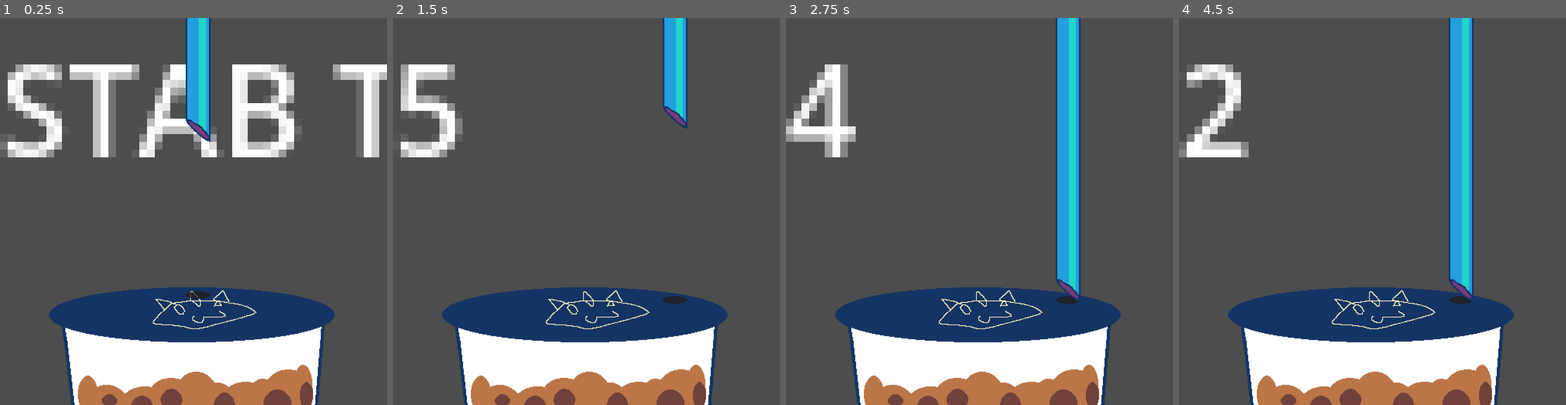
Above: before the commit, frames 1-4 (left to right).
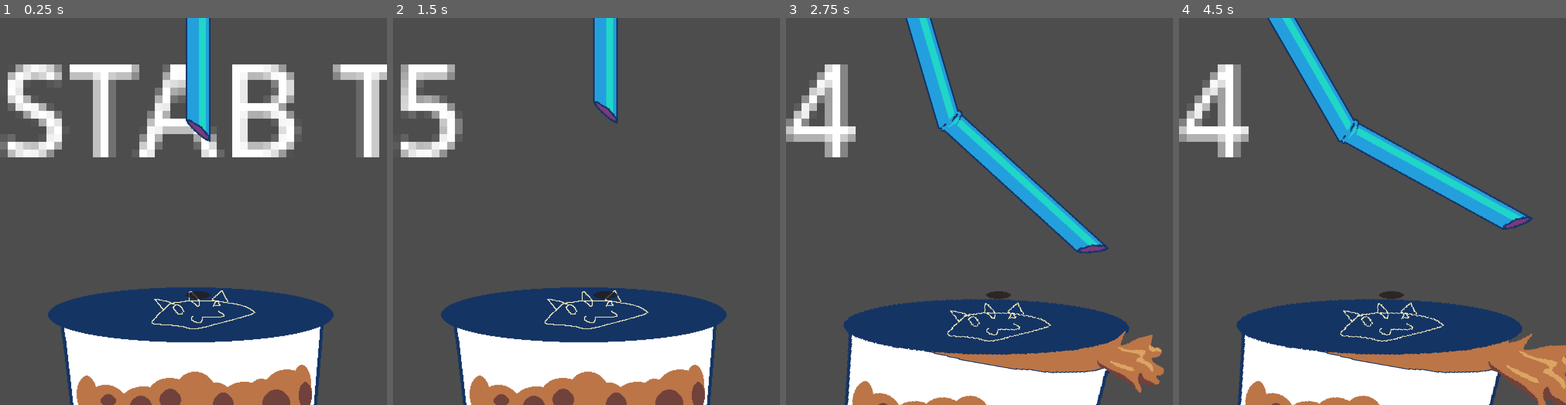
Above: after the commit, the same moments.

Repository: BryanTai/ggj2025-minigames
Game: Godot game, scene res://minigame_scenes/bubble_tea_minigame.tscn
The game is run twice, just before and just after one commit, with the same random seed, the same clock (stepped at 60 frames per second) and the same inputs. This scene is started directly instead of the project's main scene.
Inputs (mouse positions are in pixels of both pictures, inside the frame that each line leads up to):
- Up to frame 1 (0.25 s): no input
- Up to frame 2 (1.5 s): tap Enter (ui_accept) at 0.5, 0.77 s; move the mouse to (671, 192) at 0.52 s; hold Space (fire) 0.53-1.28 s; hold Right (move_right) from 0.53 s (still down); move the mouse to (509, 230) at 1.27 s; tap Space (fire) at 1.35 s
- Up to frame 3 (2.75 s): tap Enter (ui_accept) at 1.52 s; move the mouse to (1018, 126) at 2.02 s; release Right (move_right) at 2.03 s; hold Left (move_left) from 2.03 s (still down); hold Space (fire) from 2.03 s (still down)
- Up to frame 4 (4.5 s): move the mouse to (1353, 288) at 2.77 s; release Left (move_left) at 2.78 s; release Space (fire) at 2.78 s; hold Right (move_right) 2.78-4.28 s; tap Space (fire) at 2.85, 4.35 s; tap Enter (ui_accept) at 3.02, 3.77 s; move the mouse to (1488, 269) at 3.52 s; hold Space (fire) 3.53-4.28 s; move the mouse to (1256, 153) at 4.27 s; hold Left (move_left) from 4.28 s (still down)

The runs differ from the first frame. In frame 1, 1.0% of the frame differs, in the area x 12-87%, y 69-100%; in frame 2, 4.5%; in frame 3, 21%; in frame 4, 26%, in the area x 0-100%, y 0-100%.

Commit message:
Add finished bubble tea game
It works I think

Diff:
--- a/assets/bubble_tea_minigame/bubble_tea_minigame.gd
+++ b/assets/bubble_tea_minigame/bubble_tea_minigame.gd
@@ -1,56 +1,3 @@
-### README -bryan
-# This Template script is intended to be a starting guide for making your own MiniGame
-# COPY/PASTE the code into your own MiniGame script and add your logic
-## DO NOT EDIT THIS FILE
-
-## TL;DR What You Need To Do:
-# 1) Create a new MiniGame scene and script
-# 2A) If you're starting from scratch, copy/paste the contents of this file into your minigame script to get started
-# 2B) If you're importing a game, make sure the top of your script has the "extends BaseMiniGame" line
-# 3) Make sure _ready() and _process() have the "super()" call inside their bodies
-# 4) Set the intro text with "instruction_text = "Replace me with instructions!" "
-# 5) Trigger the Win and Lose with "trigger_game_lose()" and "trigger_game_win()"
-# 6A) If the MiniGame has no logic that runs before or after the PLAYING state, add your code into _ready() and _process() as normal
-#	By default, the MiniGame will automatically disable all nodes at the beginning and enable them once the player has control
-#	This can be disabled using the "disable_minigame_during_intro_and_outro" flag
-# 6B) if you want the game to do stuff before the timer starts or after the game ends, read my notes about STATES below
-
-## MINIGAME STATES
-# There are 4 states that a Mini Game can be in:
-#	1) PREPARING,	Game loads in, player has no control, instructions displayed
-#	2) PLAYING, 	Player has control
-#	3A) WIN, 		Player reaches the win condition, no longer has control
-#	3B) LOSE, 		Either the player has reached a losing condition or has run out of time, no longer has control
-## The MiniGame can only be in 1 state at a time
-# See "BaseMiniGame.MiniGameState" and "BaseMiniGame.current_state"
-
-## SWITCHING STATES
-# Every State has an Event Function for Start, Process, and End
-# The Process event for "current_state" will trigger every frame (similar to Unity's Update() function)
-# When the "current_state" is changed from an old state to a new state, it will trigger the Start event of the new state
-# On the same frame, the End event of the old state will also trigger
-## BaseMiniGame and MiniGameManager will automatically handle switching states and TimeOuts
-## New MiniGame scripts don't need to worry about implementing any of this
-
-## STATE FUNCTIONS
-# BaseMiniGame has functions for each state that are designed to be overridden:
-# 	"_on_start_XXX_state"
-# 	"_on_end_XXX_state"
-# 	"_process_XXX_state"
-## You can add your game logic into these functions (found at the bottom of this file) to limit which state they get called in
-# By default, the MiniGame will disable all nodes during any state that isn't PLAYING
-# as a result, you can use the _process() function as "_process_playing_state()" if you don't care about doing anything in PREPARING, WIN, or LOSE
-
-## TRIGGERING WIN/LOSE
-# There are two custom functions that will signal to the Manager that the game is over:
-#	trigger_game_lose()
-#	trigger_game_win()
-## You need to add these functions into your minigame script for the game to end properly
-# Additionally, the MiniGameManager will signal the MiniGame when the Timer runs out using this function:
-#	_on_time_out()
-# By default, this will trigger the LOSE state
-## You can override this function if the MiniGame makes a check for win/lose at timeout
-
 extends BaseMiniGame
 
 var is_aligned := false
@@ -108,8 +55,9 @@
 	#pass
 
 # Called once when the PLAYING state ends (e.g. Win or Lose)
-#func _on_end_playing_state() -> void:
-#	pass
+func _on_end_playing_state() -> void:
+	disable_minigame_during_intro_and_outro = false
+	super()
 
 ## WIN STATE
 
@@ -132,6 +80,10 @@
 #	pass
 
 func _on_animation_player_animation_finished(anim_name: StringName) -> void:
-	print("anim finished")
+
 	if is_aligned:
+		the_straw.display_win_animation()
 		trigger_game_win()
+	else:
+		the_straw.display_lose_animation()
+		trigger_game_lose()
--- a/assets/bubble_tea_minigame/straw_controller.gd
+++ b/assets/bubble_tea_minigame/straw_controller.gd
@@ -3,11 +3,30 @@
 signal stabbed_in_the_center
 
 @onready var animation_player: AnimationPlayer = $"../AnimationPlayer"
+@onready var sprite: Sprite2D = $Sprite
+@onready var tea_drop_emitter: GPUParticles2D = $"../BubbleCup/TeaDropEmitter"
+@onready var straw_shadow: Sprite2D = $StrawShadow
 
-const SPEED = 300.0
+const SPEED = 50.0
+const PIERCE_STRAW = preload("res://assets/bubble_tea_minigame/sprites/pierce_straw.png")
+const BENT_STRAW = preload("res://assets/bubble_tea_minigame/sprites/bent_straw.png")
+
+@export var start_pos := Vector2(256, 358)
 
 var is_stabbing := false
 var is_perfectly_aligned := false
+
+func display_win_animation() -> void:
+	sprite.texture = PIERCE_STRAW
+	sprite.position.y = -120
+	tea_drop_emitter.emitting = true
+	straw_shadow.visible = false
+
+func display_lose_animation() -> void:
+	animation_player.play("SPILL")
+
+func _ready() -> void:
+	position = start_pos
 
 func _physics_process(delta: float) -> void:
 	if Input.is_action_just_pressed("fire") and not is_stabbing:
@@ -15,7 +34,6 @@
 		is_stabbing = true
 
 		if is_perfectly_aligned:
-			print("Stab right in the middle!")
 			stabbed_in_the_center.emit()
 
 	if is_stabbing:
@@ -32,9 +50,15 @@
 
 func _do_stabby_stab() -> void:
 	animation_player.play("STAB")
+	_wiggle_straw()
+
+func _on_straw_detected(_body: Node2D, is_centered: bool) -> void:
+	is_perfectly_aligned = is_centered
+
+func _wiggle_straw() -> void:
 	var current_pos := position
+	var tween = get_tree().create_tween()
 
-	var tween = get_tree().create_tween()
 	tween.tween_property(self, "position", current_pos, 0.4)
 	tween.tween_property(self, "position", current_pos + Vector2(3, 0), 0.05)
 	tween.tween_property(self, "position", current_pos + Vector2(-6, 0), 0.05)
@@ -42,9 +66,3 @@
 	tween.tween_property(self, "position", current_pos + Vector2(-6, 0), 0.05)
 	tween.tween_property(self, "position", current_pos + Vector2(6, 0), 0.05)
 	tween.tween_property(self, "position", current_pos, 0.05)
-
-
-func _on_straw_detected(_body: Node2D, is_centered: bool) -> void:
-	if is_centered:
-		print("Centered!")
-	is_perfectly_aligned = is_centered
--- a/minigame_scenes/bubble_tea_minigame.tscn
+++ b/minigame_scenes/bubble_tea_minigame.tscn
@@ -1,10 +1,15 @@
-[gd_scene load_steps=11 format=3 uid="uid://dpex23wfr4epm"]
+[gd_scene load_steps=21 format=3 uid="uid://dpex23wfr4epm"]
 
 [ext_resource type="Script" path="res://assets/bubble_tea_minigame/bubble_tea_minigame.gd" id="1_kx8rs"]
 [ext_resource type="Texture2D" uid="uid://cq0pkt04o62u6" path="res://assets/bubble_tea_minigame/sprites/straw.png" id="2_1v5ug"]
 [ext_resource type="Script" path="res://assets/bubble_tea_minigame/straw_controller.gd" id="2_p87lq"]
 [ext_resource type="Texture2D" uid="uid://d4k22k27tgcuy" path="res://assets/bubble_tea_minigame/sprites/straw_shadow.png" id="3_1j1tc"]
 [ext_resource type="Texture2D" uid="uid://bctgkieryg735" path="res://assets/bubble_tea_minigame/sprites/bubble_cup.png" id="4_au8d0"]
+[ext_resource type="Texture2D" uid="uid://bofr23b2vngl7" path="res://assets/bubble_tea_minigame/sprites/tea_drop.png" id="6_emuac"]
+[ext_resource type="Texture2D" uid="uid://c35ki257nxajc" path="res://assets/bubble_tea_minigame/sprites/splash.png" id="7_uoue7"]
+[ext_resource type="Texture2D" uid="uid://cyhls80lwwa5l" path="res://assets/bubble_tea_minigame/sprites/bubbles.png" id="8_jma18"]
+[ext_resource type="Texture2D" uid="uid://bbjgtho7jk0p5" path="res://assets/bubble_tea_minigame/sprites/bent_straw.png" id="9_r3fka"]
+[ext_resource type="Texture2D" uid="uid://dhr7mufpd4gn3" path="res://assets/bubble_tea_minigame/sprites/bubble_cup_spill.png" id="10_h00um"]
 
 [sub_resource type="RectangleShape2D" id="RectangleShape2D_pcs0o"]
 size = Vector2(9, 7)
@@ -12,8 +17,155 @@
 [sub_resource type="RectangleShape2D" id="RectangleShape2D_bf6ie"]
 size = Vector2(5, 13)
 
+[sub_resource type="Curve" id="Curve_onkko"]
+_data = [Vector2(0, 1), 0.0, 0.0, 0, 0, Vector2(1, 0), -3.35434, 0.0, 0, 0]
+point_count = 2
+
+[sub_resource type="CurveTexture" id="CurveTexture_a5h6s"]
+curve = SubResource("Curve_onkko")
+
+[sub_resource type="ParticleProcessMaterial" id="ParticleProcessMaterial_2orvt"]
+lifetime_randomness = 0.2
+particle_flag_disable_z = true
+direction = Vector3(0, -1, 0)
+initial_velocity_min = 75.0
+initial_velocity_max = 75.0
+gravity = Vector3(0, 98, 0)
+scale_min = 0.5
+scale_curve = SubResource("CurveTexture_a5h6s")
+collision_mode = 1
+collision_friction = 0.0
+collision_bounce = 1.0
+
+[sub_resource type="OccluderPolygon2D" id="OccluderPolygon2D_wy4ik"]
+polygon = PackedVector2Array(66, 383, 428, 383, 428, 403, 66, 403)
+
+[sub_resource type="Animation" id="Animation_25o5s"]
+length = 0.001
+tracks/0/type = "value"
+tracks/0/imported = false
+tracks/0/enabled = true
+tracks/0/path = NodePath("TheStraw/Sprite:position")
+tracks/0/interp = 1
+tracks/0/loop_wrap = true
+tracks/0/keys = {
+"times": PackedFloat32Array(0),
+"transitions": PackedFloat32Array(1),
+"update": 0,
+"values": [Vector2(0, -448)]
+}
+tracks/1/type = "value"
+tracks/1/imported = false
+tracks/1/enabled = true
+tracks/1/path = NodePath("TheStraw/Sprite:texture")
+tracks/1/interp = 1
+tracks/1/loop_wrap = true
+tracks/1/keys = {
+"times": PackedFloat32Array(0),
+"transitions": PackedFloat32Array(1),
+"update": 1,
+"values": [ExtResource("2_1v5ug")]
+}
+tracks/2/type = "value"
+tracks/2/imported = false
+tracks/2/enabled = true
+tracks/2/path = NodePath("TheStraw/Sprite:rotation")
+tracks/2/interp = 1
+tracks/2/loop_wrap = true
+tracks/2/keys = {
+"times": PackedFloat32Array(0),
+"transitions": PackedFloat32Array(1),
+"update": 0,
+"values": [0.0]
+}
+tracks/3/type = "value"
+tracks/3/imported = false
+tracks/3/enabled = true
+tracks/3/path = NodePath("BubbleCup:texture")
+tracks/3/interp = 1
+tracks/3/loop_wrap = true
+tracks/3/keys = {
+"times": PackedFloat32Array(0),
+"transitions": PackedFloat32Array(1),
+"update": 1,
+"values": [ExtResource("4_au8d0")]
+}
+tracks/4/type = "value"
+tracks/4/imported = false
+tracks/4/enabled = true
+tracks/4/path = NodePath("BubbleCup:rotation")
+tracks/4/interp = 1
+tracks/4/loop_wrap = true
+tracks/4/keys = {
+"times": PackedFloat32Array(0),
+"transitions": PackedFloat32Array(1),
+"update": 0,
+"values": [0.0]
+}
+tracks/5/type = "value"
+tracks/5/imported = false
+tracks/5/enabled = true
+tracks/5/path = NodePath("BubbleCup:position")
+tracks/5/interp = 1
+tracks/5/loop_wrap = true
+tracks/5/keys = {
+"times": PackedFloat32Array(0),
+"transitions": PackedFloat32Array(1),
+"update": 0,
+"values": [Vector2(284, 397)]
+}
+tracks/6/type = "value"
+tracks/6/imported = false
+tracks/6/enabled = true
+tracks/6/path = NodePath("BubbleCup/Liquid:visible")
+tracks/6/interp = 1
+tracks/6/loop_wrap = true
+tracks/6/keys = {
+"times": PackedFloat32Array(0),
+"transitions": PackedFloat32Array(1),
+"update": 1,
+"values": [false]
+}
+tracks/7/type = "value"
+tracks/7/imported = false
+tracks/7/enabled = true
+tracks/7/path = NodePath("BubbleCup/Liquid:scale")
+tracks/7/interp = 1
+tracks/7/loop_wrap = true
+tracks/7/keys = {
+"times": PackedFloat32Array(0),
+"transitions": PackedFloat32Array(1),
+"update": 0,
+"values": [Vector2(1, 1)]
+}
+tracks/8/type = "value"
+tracks/8/imported = false
+tracks/8/enabled = true
+tracks/8/path = NodePath("BubbleCup/Liquid:rotation")
+tracks/8/interp = 1
+tracks/8/loop_wrap = true
+tracks/8/keys = {
+"times": PackedFloat32Array(0),
+"transitions": PackedFloat32Array(1),
+"update": 0,
+"values": [0.0]
+}
+tracks/9/type = "value"
+tracks/9/imported = false
+tracks/9/enabled = true
+tracks/9/path = NodePath("BubbleCup/Liquid:position")
+tracks/9/interp = 1
+tracks/9/loop_wrap = true
+tracks/9/keys = {
+"times": PackedFloat32Array(0),
+"transitions": PackedFloat32Array(1),
+"update": 0,
+"values": [Vector2(158.785, -20.8901)]
+}
+
 [sub_resource type="Animation" id="Animation_338ym"]
 resource_name = "STAB"
+length = 1.2
 tracks/0/type = "value"
 tracks/0/imported = false
 tracks/0/enabled = true
@@ -27,24 +179,122 @@
 "values": [Vector2(0, -448), Vector2(0, -500), Vector2(0, -248)]
 }
 
-[sub_resource type="Animation" id="Animation_25o5s"]
-length = 0.001
+[sub_resource type="Animation" id="Animation_0a8bi"]
+resource_name = "SPILL"
+length = 2.0
 tracks/0/type = "value"
 tracks/0/imported = false
 tracks/0/enabled = true
-tracks/0/path = NodePath("TheStraw/Sprite:position")
+tracks/0/path = NodePath("TheStraw/Sprite:texture")
 tracks/0/interp = 1
 tracks/0/loop_wrap = true
 tracks/0/keys = {
 "times": PackedFloat32Array(0),
 "transitions": PackedFloat32Array(1),
-"update": 0,
-"values": [Vector2(0, -448)]
+"update": 1,
+"values": [ExtResource("9_r3fka")]
+}
+tracks/1/type = "value"
+tracks/1/imported = false
+tracks/1/enabled = true
+tracks/1/path = NodePath("TheStraw/Sprite:rotation")
+tracks/1/interp = 1
+tracks/1/loop_wrap = true
+tracks/1/keys = {
+"times": PackedFloat32Array(0, 2),
+"transitions": PackedFloat32Array(0.2, 0.1),
+"update": 0,
+"values": [-0.174533, -0.523599]
+}
+tracks/2/type = "value"
+tracks/2/imported = false
+tracks/2/enabled = true
+tracks/2/path = NodePath("BubbleCup:texture")
+tracks/2/interp = 1
+tracks/2/loop_wrap = true
+tracks/2/keys = {
+"times": PackedFloat32Array(0),
+"transitions": PackedFloat32Array(1),
+"update": 1,
+"values": [ExtResource("10_h00um")]
+}
+tracks/3/type = "value"
+tracks/3/imported = false
+tracks/3/enabled = true
+tracks/3/path = NodePath("BubbleCup:rotation")
+tracks/3/interp = 1
+tracks/3/loop_wrap = true
+tracks/3/keys = {
+"times": PackedFloat32Array(0),
+"transitions": PackedFloat32Array(1),
+"update": 0,
+"values": [0.174533]
+}
+tracks/4/type = "value"
+tracks/4/imported = false
+tracks/4/enabled = true
+tracks/4/path = NodePath("BubbleCup:position")
+tracks/4/interp = 1
+tracks/4/loop_wrap = true
+tracks/4/keys = {
+"times": PackedFloat32Array(0),
+"transitions": PackedFloat32Array(1),
+"update": 0,
+"values": [Vector2(284, 435)]
+}
+tracks/5/type = "value"
+tracks/5/imported = false
+tracks/5/enabled = true
+tracks/5/path = NodePath("BubbleCup/Liquid:visible")
+tracks/5/interp = 1
+tracks/5/loop_wrap = true
+tracks/5/keys = {
+"times": PackedFloat32Array(0),
+"transitions": PackedFloat32Array(1),
+"update": 1,
+"values": [true]
+}
+tracks/6/type = "value"
+tracks/6/imported = false
+tracks/6/enabled = true
+tracks/6/path = NodePath("BubbleCup/Liquid:scale")
+tracks/6/interp = 1
+tracks/6/loop_wrap = true
+tracks/6/keys = {
+"times": PackedFloat32Array(0, 2),
+"transitions": PackedFloat32Array(1, 1),
+"update": 0,
+"values": [Vector2(1, 1), Vector2(1.5, 1.2)]
+}
+tracks/7/type = "value"
+tracks/7/imported = false
+tracks/7/enabled = true
+tracks/7/path = NodePath("BubbleCup/Liquid:rotation")
+tracks/7/interp = 1
+tracks/7/loop_wrap = true
+tracks/7/keys = {
+"times": PackedFloat32Array(0, 2),
+"transitions": PackedFloat32Array(1, 1),
+"update": 0,
+"values": [0.0, 0.174533]
+}
+tracks/8/type = "value"
+tracks/8/imported = false
+tracks/8/enabled = true
+tracks/8/path = NodePath("BubbleCup/Liquid:position")
+tracks/8/interp = 1
+tracks/8/loop_wrap = true
+tracks/8/keys = {
+"times": PackedFloat32Array(0, 2),
+"transitions": PackedFloat32Array(1, 1),
+"update": 0,
+"values": [Vector2(158.785, -20.8901), Vector2(178, -10)]
 }
 
 [sub_resource type="AnimationLibrary" id="AnimationLibrary_kub2j"]
 _data = {
 "RESET": SubResource("Animation_25o5s"),
+"SPILL": SubResource("Animation_0a8bi"),
 "STAB": SubResource("Animation_338ym")
 }
 
@@ -53,8 +303,8 @@
 script = ExtResource("1_kx8rs")
 
 [node name="TheStraw" type="CharacterBody2D" parent="."]
-z_index = 1
-position = Vector2(256, 358)
+z_index = 2
+position = Vector2(251, 380)
 script = ExtResource("2_p87lq")
 
 [node name="StrawCollider" type="CollisionShape2D" parent="TheStraw"]
@@ -73,20 +323,45 @@
 limit_top = 0
 
 [node name="BubbleCup" type="Sprite2D" parent="."]
-position = Vector2(248, 424)
+position = Vector2(284, 397)
 texture = ExtResource("4_au8d0")
 
 [node name="Area2D" type="Area2D" parent="BubbleCup"]
+position = Vector2(-33, -17)
 
 [node name="CollisionShape2D" type="CollisionShape2D" parent="BubbleCup/Area2D"]
-position = Vector2(1, -43)
 rotation = 1.5708
 shape = SubResource("RectangleShape2D_bf6ie")
 
+[node name="TeaDropEmitter" type="GPUParticles2D" parent="BubbleCup"]
+z_index = 3
+position = Vector2(1, -43)
+emitting = false
+amount = 10
+process_material = SubResource("ParticleProcessMaterial_2orvt")
+texture = ExtResource("6_emuac")
+lifetime = 3.0
+one_shot = true
+speed_scale = 3.0
+explosiveness = 1.0
+
+[node name="Liquid" type="Sprite2D" parent="BubbleCup"]
+visible = false
+position = Vector2(158.785, -20.8901)
+texture = ExtResource("7_uoue7")
+
+[node name="Bubbles" type="Sprite2D" parent="BubbleCup"]
+visible = false
+position = Vector2(176.802, -28.1286)
+texture = ExtResource("8_jma18")
+
 [node name="CoverCollider" type="StaticBody2D" parent="."]
 
 [node name="CollisionPolygon2D" type="CollisionPolygon2D" parent="CoverCollider"]
 polygon = PackedVector2Array(245, 348, 341, 354, 418, 373, 418, 394, 345, 413, 165, 414, 78, 392, 78, 373, 167, 352, 245, 348, 245, 332, 43, 331, 43, 447, 461, 447, 461, 331, 245, 332)
+
+[node name="LightOccluder2D" type="LightOccluder2D" parent="CoverCollider"]
+occluder = SubResource("OccluderPolygon2D_wy4ik")
 
 [node name="AnimationPlayer" type="AnimationPlayer" parent="."]
 libraries = {
Binary file added: assets/bubble_tea_minigame/sprites/bent_straw.png
Not shown, added: assets/bubble_tea_minigame/sprites/bent_straw.png.import
Binary file changed: assets/bubble_tea_minigame/sprites/bubble_cup.png
Binary file added: assets/bubble_tea_minigame/sprites/bubble_cup_spill.png
Not shown, added: assets/bubble_tea_minigame/sprites/bubble_cup_spill.png.import
Binary file added: assets/bubble_tea_minigame/sprites/bubbles.png
Not shown, added: assets/bubble_tea_minigame/sprites/bubbles.png.import
Binary file added: assets/bubble_tea_minigame/sprites/pierce_straw.png
Not shown, added: assets/bubble_tea_minigame/sprites/pierce_straw.png.import
Binary file added: assets/bubble_tea_minigame/sprites/splash.png
Not shown, added: assets/bubble_tea_minigame/sprites/splash.png.import
Binary file added: assets/bubble_tea_minigame/sprites/tea_drop.png
(and 2 more such lines)
